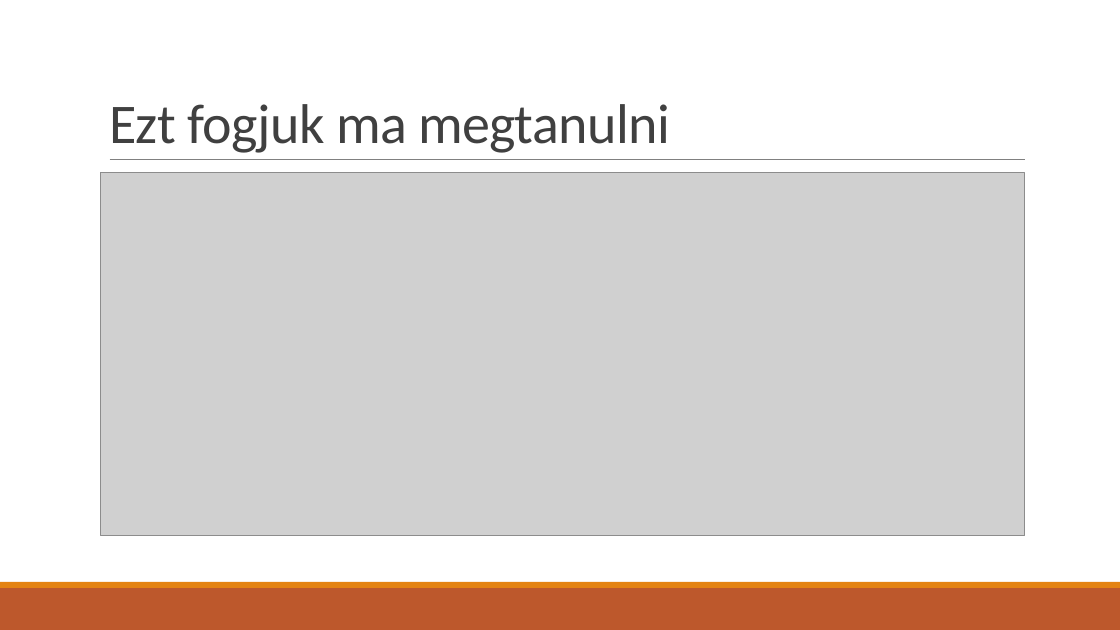
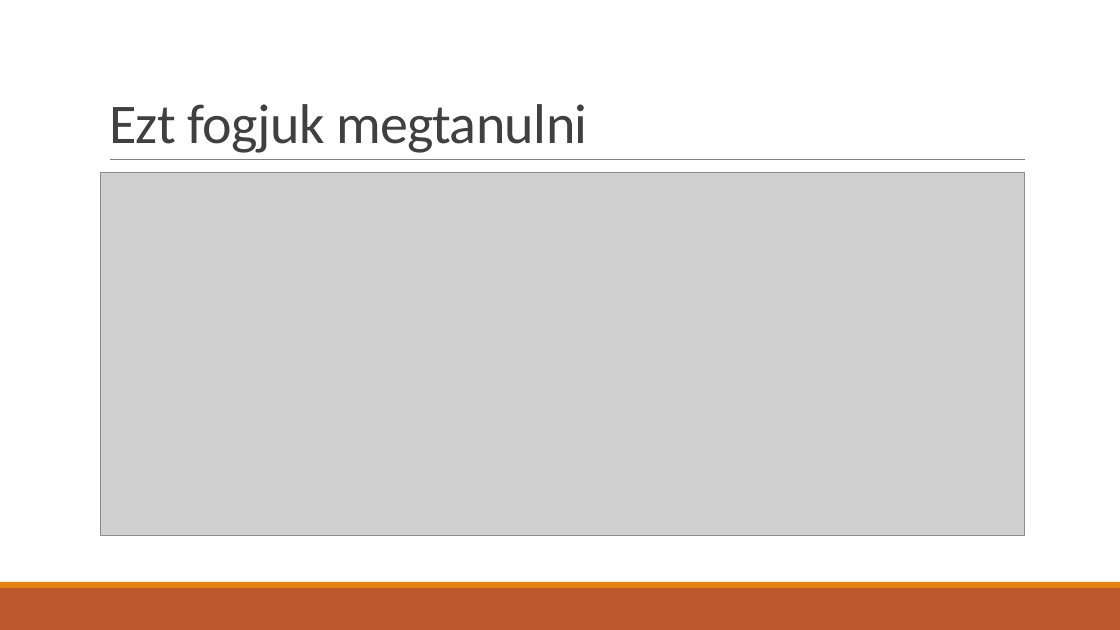
Before and after one commit to asylum2010/Asylum-s-ELTE-Exercises, a slide deck: slide 7 of PBR_EA_02.pptx. Drawn at 1120x630 pixels with LibreOffice and Linux fonts; fonts in the diff are those of the drawing; grey boxes stand for pictures. Boxes give left, top, right and bottom in pixels: in the first picture for what was removed or moved away, otherwise in the second. Text is boxed around its words. In the diff, an @@ line names an element or a change of style, - is before the commit and + after.

```diff
--- a/PBR_EA_02.pptx
+++ b/PBR_EA_02.pptx
@@ title at bbox=[109, 104, 588, 153]: text changed @@
-Ezt fogjuk ma megtanulni
+Ezt fogjuk megtanulni
```
Also in this commit, not shown: 5 other slides changed, 1 slide added, 1 other file.
